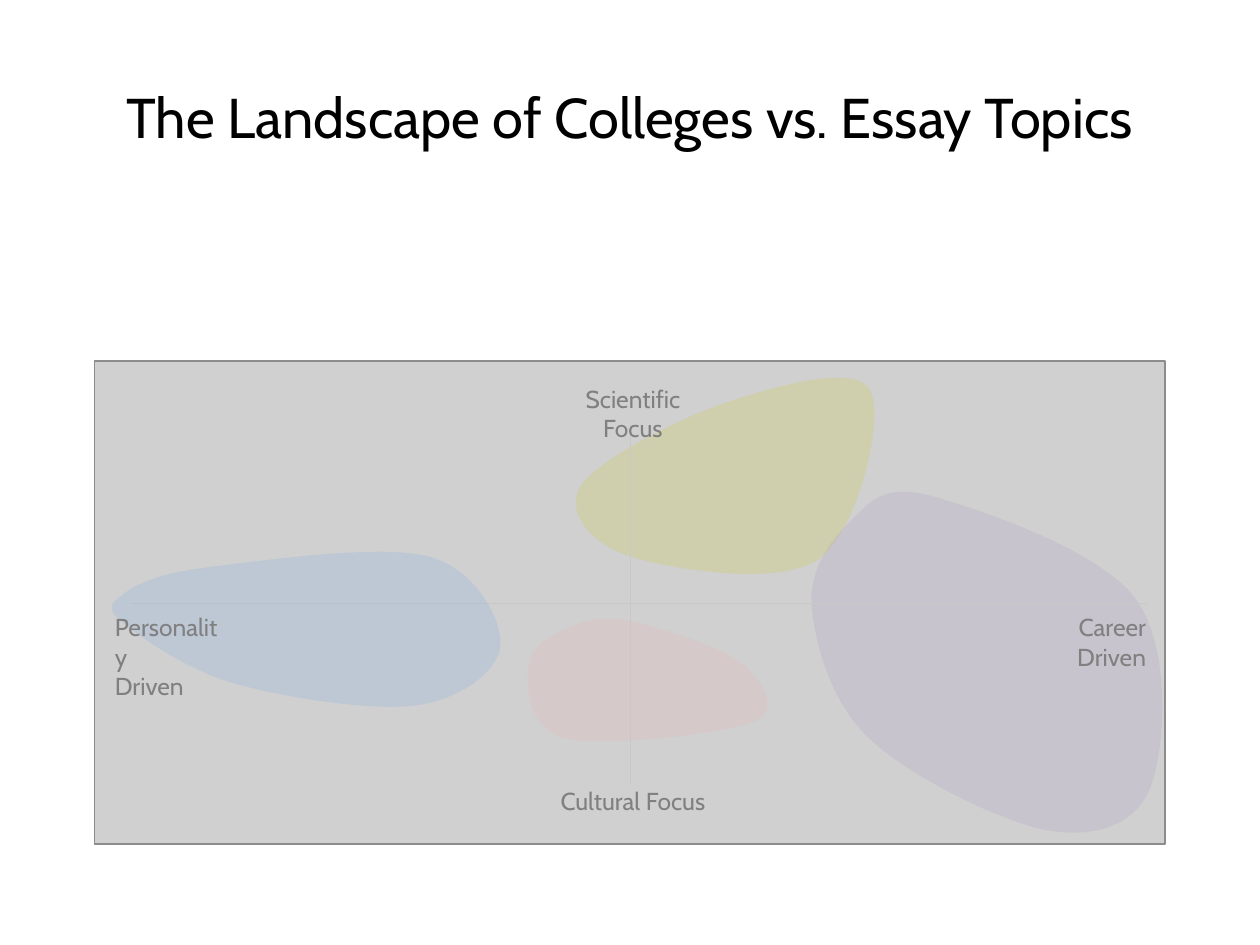
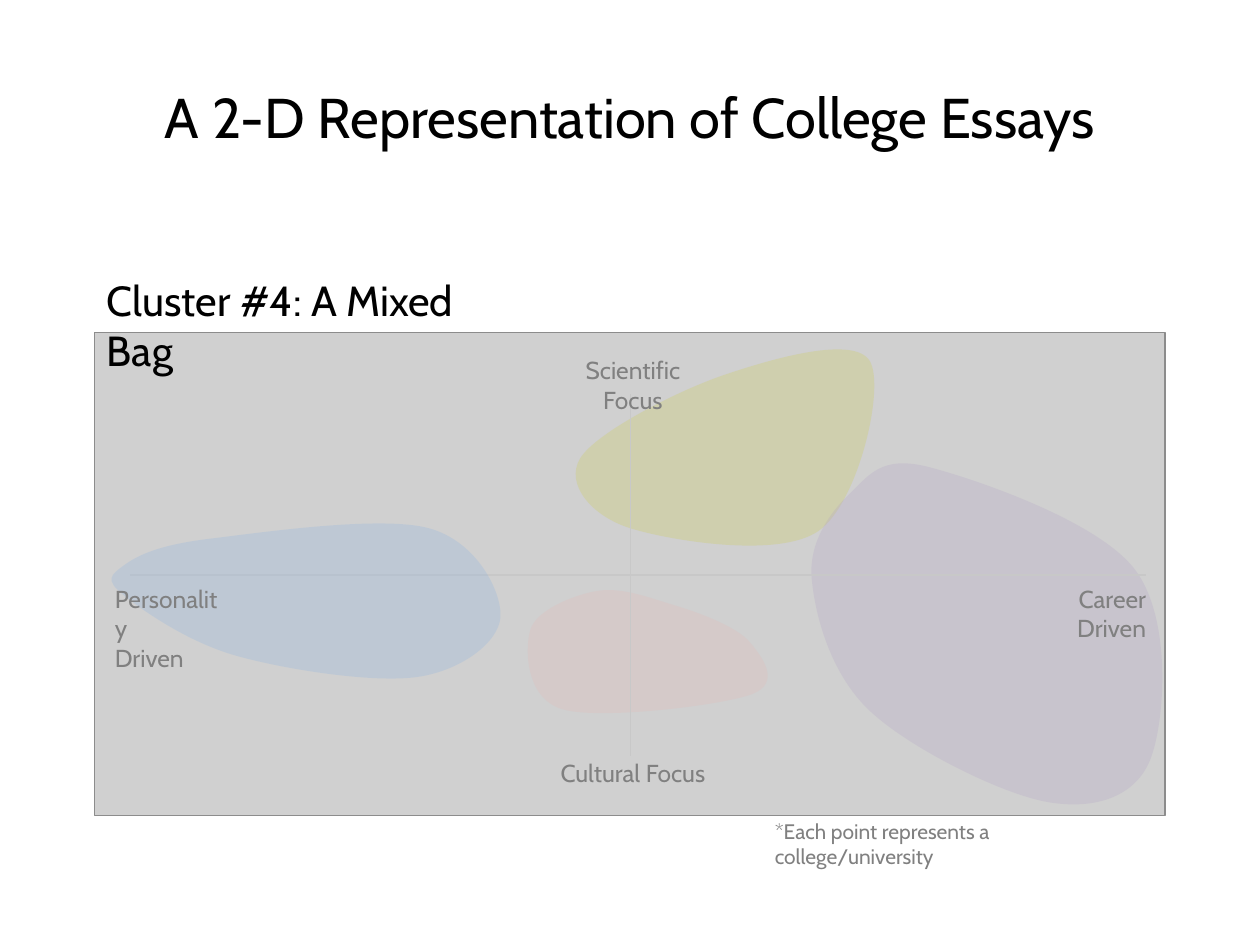
Before and after one commit to yungmsh/mining_the_common_app, a slide deck: slide 14 of presentation/MikeYung_Presentation_v1.pptx (slide 11 before the commit). Drawn at 1260x945 pixels with LibreOffice and Linux fonts; fonts in the diff are those of the drawing; grey boxes stand for pictures; background and template pictures are left out. Boxes give left, top, right and bottom in pixels: in the first picture for what was removed or moved away, otherwise in the second. Text is boxed around its words. In the diff, an @@ line names an element or a change of style, - is before the commit and + after.

```diff
--- a/presentation/MikeYung_Presentation_v1.pptx
+++ b/presentation/MikeYung_Presentation_v1.pptx
@@ title at [165,96,1094,151]: text changed @@
-The Landscape of Colleges vs. Essay Topics
+A 2-D Representation of College Essays
@@ text added at [107,284,454,376], 24 pt, text #000000 @@
+Cluster #4: A Mixed Bag
@@ picture: place and size @@
-picture at [94,360,1166,843]
+picture at [94,333,1166,815]
@@ 4 texts, 2 lines, 2 freeform shapes: place and size @@
-4 texts, 2 lines, 2 freeform shapes at [111,378,1147,810]
+4 texts, 2 lines, 2 freeform shapes at [111,349,1147,782]
@@ freeform shape: place and size @@
-freeform shape at [811,491,1163,833]
+freeform shape at [811,464,1163,805]
@@ text added at [775,823,989,869], 12 pt, text #808080 @@
+*Each point represents a college/university
```
Also in this commit, not shown: 10 other slides changed, 3 slides added, 1 slide removed, 5 other files.
